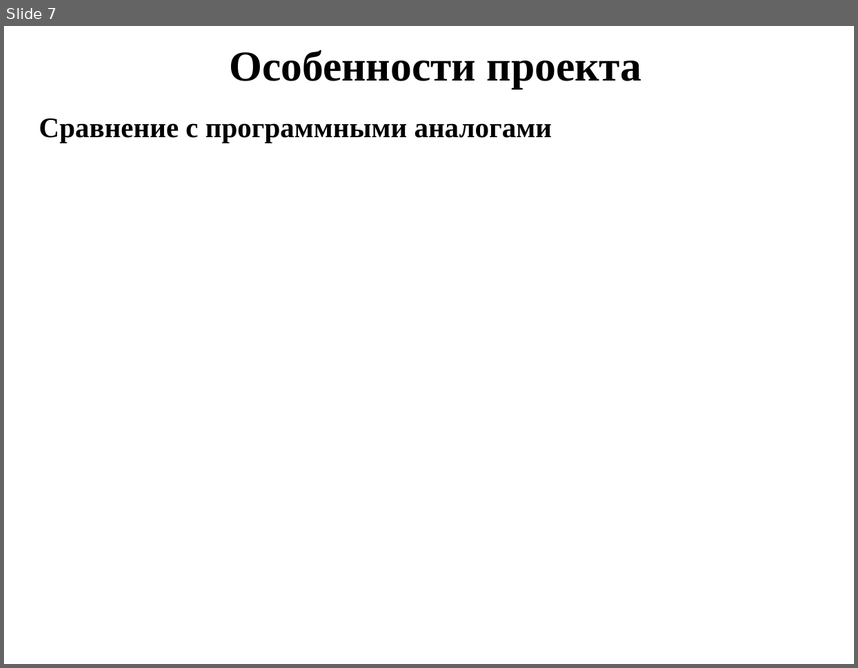
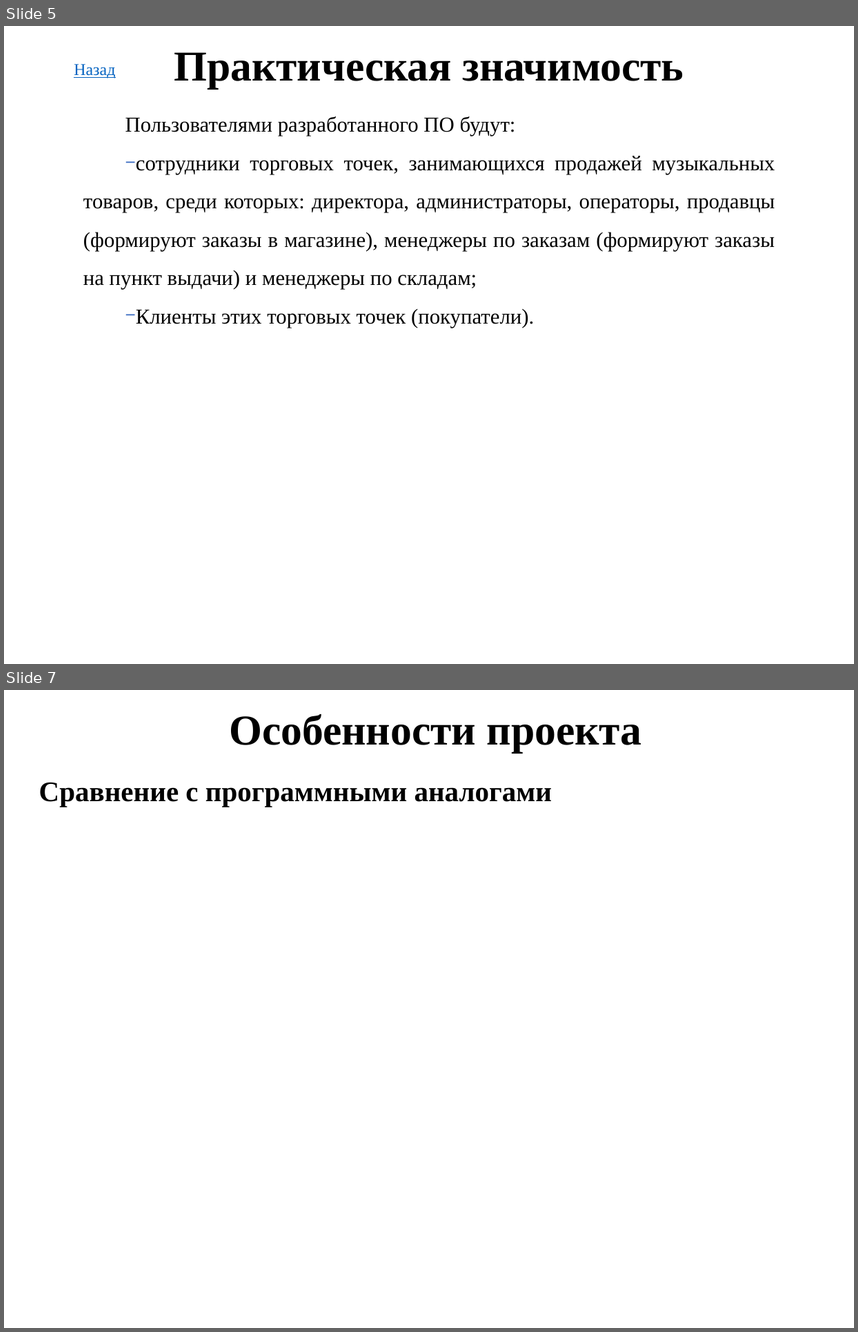
Before and after one commit to AntonSidorov1/DiplomProject, a slide deck: сидоров антон дмитриевич, Группа 493 - Презентация.pptx. Shown one above the other, each under a label of ours: slide 7 before the commit, slides 5 and 7 after it; the slides between them are not shown. The pictures are 858x668 and 858x1332 pixels, drawn with LibreOffice and Linux fonts; fonts in the diff are those of the drawing; background and template pictures are left out. Boxes give left, top, right and bottom in pixels: in the first picture for what was removed or moved away, otherwise in the second. Text is boxed around its words. In the diff, an @@ line names an element or a change of style, - is before the commit and + after.

```diff
--- a/сидоров антон дмитриевич, Группа 493 - Презентация.pptx
+++ b/сидоров антон дмитриевич, Группа 493 - Презентация.pptx
@@ slide 5 added at (x1=4, y1=26, x2=854, y2=664), background #FFFFFF @@
@@ text added at (x1=74, y1=64, x2=115, y2=78), 14 pt, text #0563C1, underline @@
+Назад
@@ text added at (x1=174, y1=52, x2=684, y2=89), 36 pt, text #000000, bold @@
+Практическая значимость
@@ text added at (x1=83, y1=116, x2=775, y2=328), 18 pt, text #000000 @@
+Пользователями разработанного ПО будут:
+− сотрудники торговых точек, занимающихся продажей музыкальных товаров, среди которых: директора, администраторы, операторы, продавцы (формируют заказы в магазине), менеджеры по заказам (формируют заказы на пункт выдачи) и менеджеры по складам;
+− Клиенты этих торговых точек (покупатели).
```
Also in this commit, not shown: 4 slides changed, 2 other slides added, 3 slides removed.
